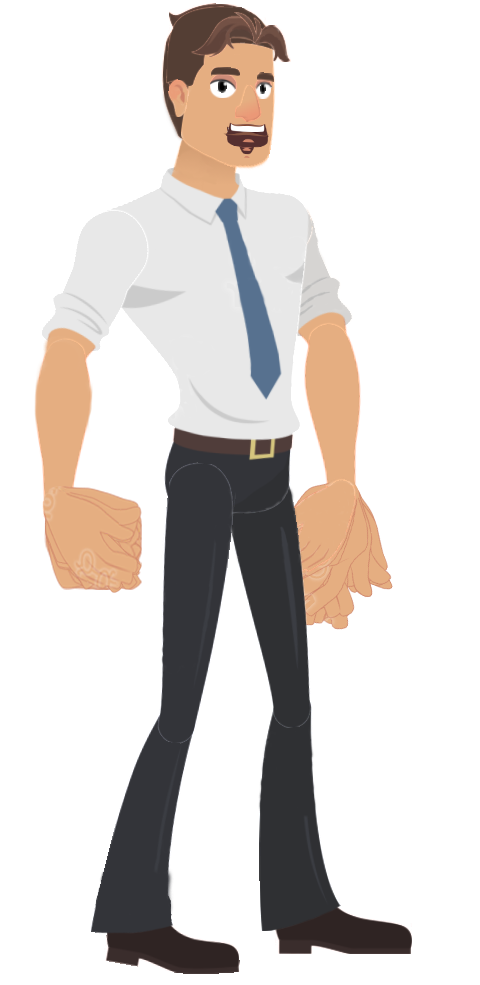
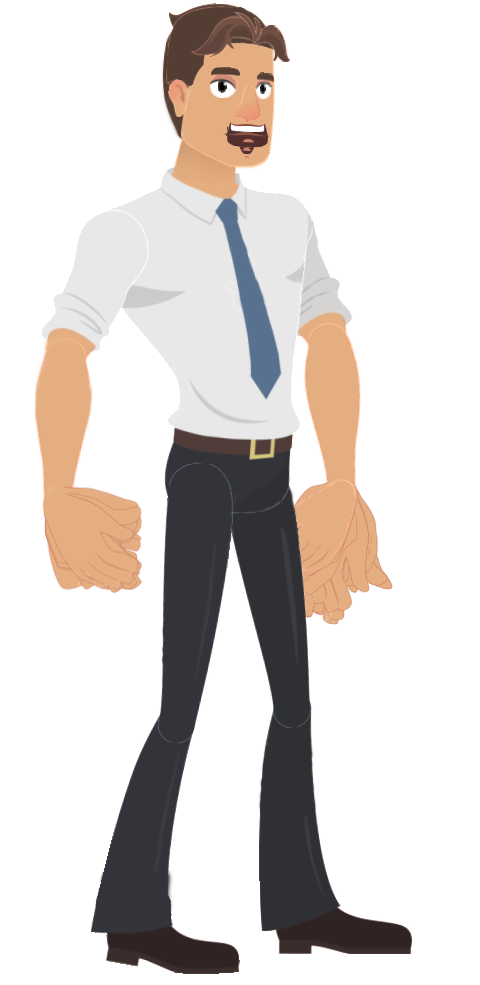
Layers edited between the first and the second 480x985 image:
painted on "Right Hand Relaxed" over [43, 488, 121, 587]
painted on "Right Hand Victory" over [44, 489, 119, 586]
painted on "Right Hand Seven" over [45, 487, 126, 580]
painted on "Right Hand OK" over [45, 486, 134, 588]
painted on "Right Hand One" over [45, 487, 131, 582]
painted on "Right Hand Fist" (1st of 2, in "Coworker" › "RHand") over [44, 486, 142, 590]
painted on "Right Hand Reach" over [44, 486, 142, 590]
painted on "Right Hand Open" over [44, 486, 142, 590]
painted on "Right Hand Pick" over [44, 486, 142, 590]
painted on "Right Hand Akimbo" over [47, 486, 128, 585]
painted on "Right Hand Fist" (2nd of 2, in "Coworker" › "RHand") over [44, 486, 142, 590]
painted on "Right Hand Pat" over [44, 486, 137, 586]
painted on "Left Hand Relaxed" (1st of 2, in "Coworker" › "LHand") over [293, 499, 333, 578]
painted on "Left Hand Fist" (1st of 2, in "Coworker" › "LHand") over [293, 477, 360, 567]
painted on "Left Hand Akimbo" over [293, 478, 369, 617]
painted on "Left Hand Relaxed" (2nd of 2, in "Coworker" › "LHand") over [296, 477, 373, 619]
painted on "Left Hand Victory" over [293, 480, 368, 630]
painted on "Left Hand Seven" over [293, 478, 392, 624]
painted on "Left Hand OK" over [293, 480, 388, 614]
painted on "Left Hand One" over [293, 480, 368, 622]
painted on "Left Hand Pat" (1st of 2, in "Coworker" › "LHand") over [293, 478, 367, 615]
painted on "Left Hand Open" (1st of 2, in "Coworker" › "LHand") over [293, 478, 376, 620]
